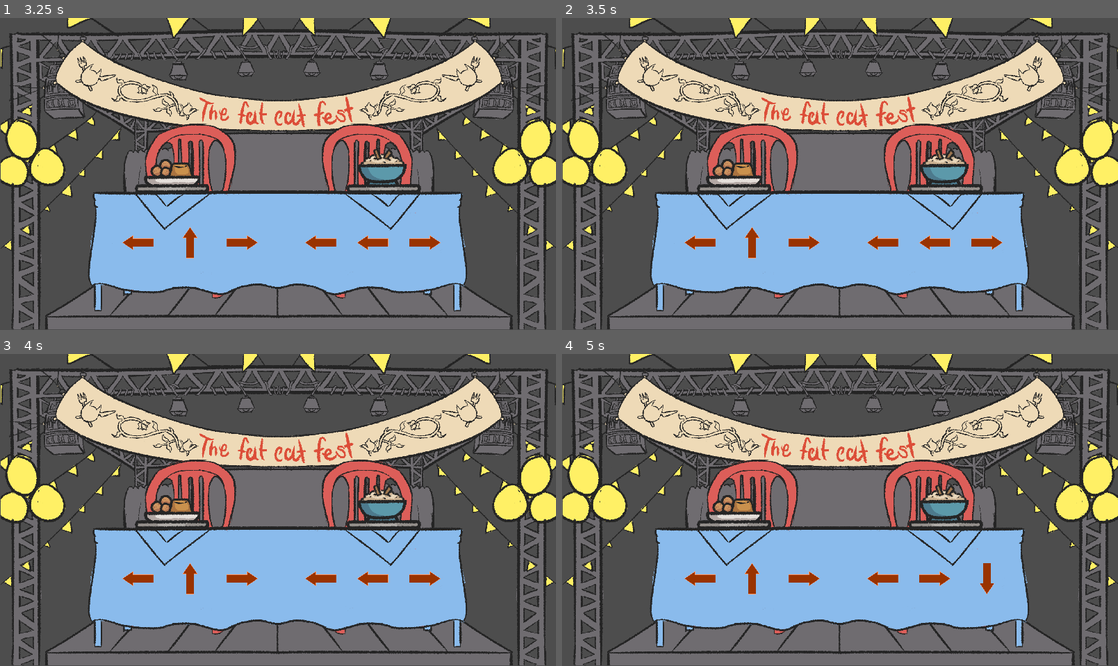
Above: before the commit, frames 1-4 (two rows, left to right).
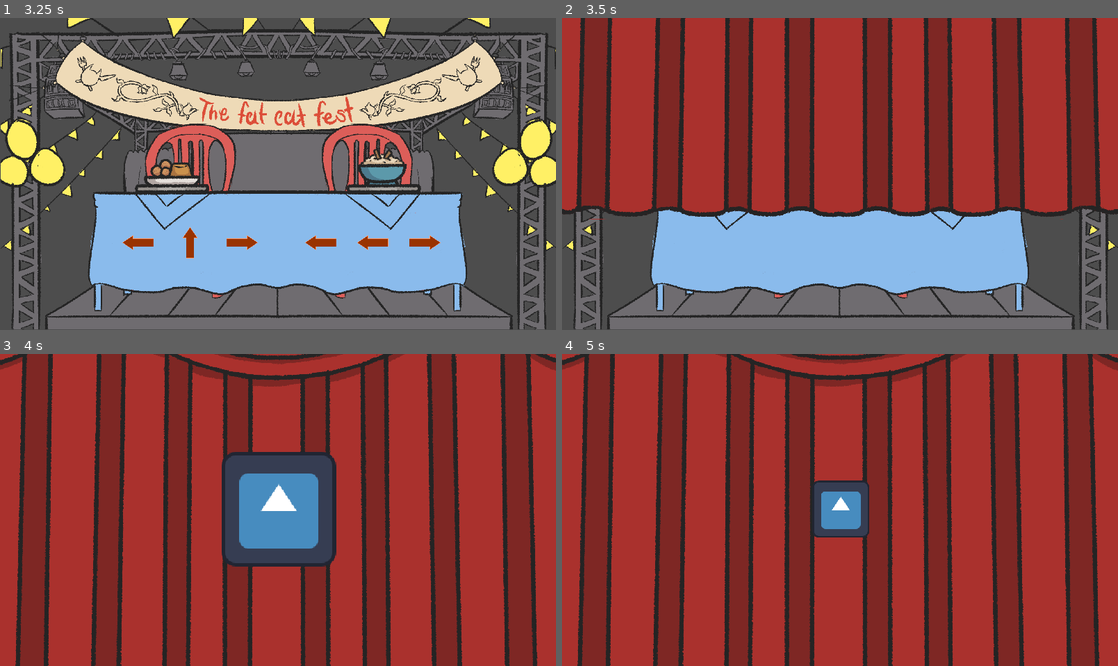
Above: after the commit, the same moments.

Repository: soetgdeznsgk/GGJ24---Fat-Cat-Fest
Game: Godot game, scene res://Escenas/Menus/menu_principal.tscn
The game is run twice, just before and just after one commit, with the same random seed, the same clock (stepped at 60 frames per second) and the same inputs. The engine's default icon, where the game draws it, is replaced by a stand-in: a white triangle on a blue panel in a dark square.
Inputs (mouse positions are in pixels of both pictures, inside the frame that each line leads up to):
- Up to frame 1 (3.25 s): click "Play" at 0.5 s; click "sp" at 1.25 s; move the mouse to (400, 158) at 2.02 s; hold Right (DerechaPj1) 2.03-2.78 s; tap S (AbajoPj2) at 2.1 s; click (400, 158) at 2.17 s; tap Enter at 2.75 s; move the mouse to (166, 189) at 2.77 s; hold Down (AbajoPj1) from 2.78 s (still down); tap W (ArribaPj2) at 2.85 s
- Up to frame 2 (3.5 s): keep holding Down (AbajoPj1)
- Up to frame 3 (4 s): move the mouse to (333, 441) at 3.52 s; release Down (AbajoPj1) at 3.53 s; hold Right (DerechaPj1) from 3.53 s (still down); tap D (DerechaPj2) at 3.6 s
- Up to frame 4 (5 s): tap Space at 4.25 s; move the mouse to (812, 572) at 4.27 s; release Right (DerechaPj1) at 4.28 s; hold Up (ArribaPj1) from 4.28 s (still down); tap A (IzquierdaPj2) at 4.35 s; click (812, 572) at 4.42 s

Frame 1 is identical in both runs. In frame 2, 62% of the frame differs, in the area x 0-100%, y 0-78%; in frame 3, 98%; in frame 4, 98%, in the area x 0-100%, y 0-100%.

Commit message:
Sonidos de quick event inicio y final

Diff:
--- a/Escenas/Eventos/evento_pepino.gd
+++ b/Escenas/Eventos/evento_pepino.gd
@@ -3,11 +3,10 @@
 @onready var anim = $AnimationPlayer
 var bombPos = null
 enum {LEFT,RIGHT}
-var speed = 0.8
+var speed = 0.6
 
 func _ready():
-	# el evento dura aleatorio entre 7 y 11 segundos discretos
-	$TimerFinalEvento.start(randi_range(7,11))
+	$TimerFinalEvento.start(randi_range(8,15))
 	if randf() < 0.5:
 		# Play your animation
 		anim.play("spawn_left")
--- a/Escenas/Maingame/Maingame.tscn
+++ b/Escenas/Maingame/Maingame.tscn
@@ -35,13 +35,16 @@
 
 [node name="comidas" parent="." instance=ExtResource("5_on172")]
 position = Vector2(681, 384)
+metadata/_edit_lock_ = true
 
 [node name="Comandos" parent="." instance=ExtResource("2_wilsv")]
 position = Vector2(658, 504)
 jugador = 2
+metadata/_edit_lock_ = true
 
 [node name="Comandos2" parent="." instance=ExtResource("2_wilsv")]
 position = Vector2(209, 504)
+metadata/_edit_lock_ = true
 
 [node name="Deco" type="Sprite2D" parent="."]
 scale = Vector2(0.712, 0.712)
@@ -49,6 +52,7 @@
 centered = false
 
 [node name="QuickTimeEvent" parent="." instance=ExtResource("3_fvsyg")]
+metadata/_edit_lock_ = true
 
 [node name="Camera2D" type="Camera2D" parent="."]
 position = Vector2(681, 386)
--- a/Escenas/Maingame/QuickTimeEvent.gd
+++ b/Escenas/Maingame/QuickTimeEvent.gd
@@ -2,15 +2,24 @@
 
 @onready var anim = $AnimationPlayer
 @onready var timer = $Timer
+@onready var listaEventos : Array = [load("res://Escenas/Eventos/evento_romper_platos.tscn"), load("res://Escenas/Eventos/evento_pepino.tscn")]
 
-@onready var listaEventos : Array = [load("res://Escenas/Eventos/evento_romper_platos.tscn"), load("res://Escenas/Eventos/evento_pepino.tscn")]
+var lista_random_sfx_go = [load("res://Escenas/Eventos/SFX/miauGo.mp3"), load("res://Escenas/Eventos/SFX/gouu.mp3"),\
+ load("res://Escenas/Eventos/SFX/miauugo.mp3")]
+
+var lista_random_count = [load("res://Escenas/Eventos/SFX/miauth1.mp3"), load("res://Escenas/Eventos/SFX/miauth2.mp3"),\
+load("res://Escenas/Eventos/SFX/miau3th.mp3"), load("res://Escenas/Eventos/SFX/miauGrave.mp3")]
+
+var lista_campana = [load("res://Escenas/Eventos/SFX/campanita.mp3"), load("res://Escenas/Eventos/SFX/campanita2.mp3")]
+
+var lista_gato_anuncia = [load("res://Escenas/Eventos/SFX/gatoanunciagrave.mp3"), load("res://Escenas/Eventos/SFX/randomGatoAnuncia.mp3")]
 
 func _ready():
 	generarNuevoEvento()
 	Eventos.finalEvento.connect(final_evento)
 
 func tiempoAleatorio():
-	return randi_range(4,8) + randi_range(4,8)
+	return 2#randi_range(10,20) + randi_range(10,20)
 
 func generarNuevoEvento():
 	timer.start(tiempoAleatorio())
@@ -32,3 +41,20 @@
 	# TODO usar nombres de jugadores
 	$Label.text = "Winner:\n" + "TENGO HAMBRE WEE"
 	$AnimationPlayer.play("final_evento")
+	generarNuevoEvento()
+
+func set_sfx_random_go():
+	select_random_sfx_from_pool($AudioStreamPlayer, lista_random_sfx_go)
+
+func set_sfx_random_count():
+	select_random_sfx_from_pool($AudioStreamPlayer, lista_random_count)
+
+func set_sfx_random_campana():
+	select_random_sfx_from_pool($AudioStreamPlayer, lista_campana)
+
+func set_sfx_random_anuncia():
+	select_random_sfx_from_pool($AudioStreamPlayer, lista_gato_anuncia)
+
+func select_random_sfx_from_pool(sfx : AudioStreamPlayer, pool : Array):
+	var selected = pool.pick_random()
+	sfx.stream = selected
--- a/Escenas/Maingame/QuickTimeEvent.tscn
+++ b/Escenas/Maingame/QuickTimeEvent.tscn
@@ -1,7 +1,7 @@
 [gd_scene load_steps=10 format=3 uid="uid://c76u6u5uvxdgl"]
 
 [ext_resource type="Script" path="res://Escenas/Maingame/QuickTimeEvent.gd" id="1_8vw6l"]
-[ext_resource type="Texture2D" uid="uid://2hmgl1bkff0a" path="res://Sprites/QuickTimeEvent/telon.jpg" id="2_0aqlg"]
+[ext_resource type="Texture2D" uid="uid://c1vd6327w5erl" path="res://Sprites/QuickTimeEvent/telon.png" id="2_636br"]
 [ext_resource type="Texture2D" uid="uid://cpe1wx0owdbkl" path="res://icon.svg" id="2_io61r"]
 [ext_resource type="Texture2D" uid="uid://ys48us78ixh7" path="res://Sprites/QuickTimeEvent/numeros.jpg" id="3_mvi23"]
 
@@ -115,10 +115,22 @@
 "update": 0,
 "values": [0.0]
 }
+tracks/9/type = "value"
+tracks/9/imported = false
+tracks/9/enabled = true
+tracks/9/path = NodePath("AudioStreamPlayer:playing")
+tracks/9/interp = 1
+tracks/9/loop_wrap = true
+tracks/9/keys = {
+"times": PackedFloat32Array(0),
+"transitions": PackedFloat32Array(1),
+"update": 1,
+"values": [false]
+}
 
 [sub_resource type="Animation" id="Animation_8qd0x"]
 resource_name = "final_evento"
-length = 2.5
+length = 3.0
 tracks/0/type = "value"
 tracks/0/imported = false
 tracks/0/enabled = true
@@ -126,7 +138,7 @@
 tracks/0/interp = 1
 tracks/0/loop_wrap = true
 tracks/0/keys = {
-"times": PackedFloat32Array(0, 0.3, 2.1, 2.4),
+"times": PackedFloat32Array(0, 0.3, 2.7, 3),
 "transitions": PackedFloat32Array(1, 1, 1, 1),
 "update": 0,
 "values": [Vector2(688, -470), Vector2(688, 386), Vector2(688, 386), Vector2(688, -470)]
@@ -166,6 +178,32 @@
 "transitions": PackedFloat32Array(1, 1, 1, 1),
 "update": 0,
 "values": [0.0, 1.0, 1.0, 0.0]
+}
+tracks/4/type = "value"
+tracks/4/imported = false
+tracks/4/enabled = true
+tracks/4/path = NodePath("AudioStreamPlayer:playing")
+tracks/4/interp = 1
+tracks/4/loop_wrap = true
+tracks/4/keys = {
+"times": PackedFloat32Array(0.4),
+"transitions": PackedFloat32Array(1),
+"update": 1,
+"values": [true]
+}
+tracks/5/type = "method"
+tracks/5/imported = false
+tracks/5/enabled = true
+tracks/5/path = NodePath(".")
+tracks/5/interp = 1
+tracks/5/loop_wrap = true
+tracks/5/keys = {
+"times": PackedFloat32Array(0.2),
+"transitions": PackedFloat32Array(1),
+"values": [{
+"args": [],
+"method": &"set_sfx_random_anuncia"
+}]
 }
 
 [sub_resource type="Animation" id="Animation_xxmq6"]
@@ -255,7 +293,7 @@
 "times": PackedFloat32Array(0, 0.3, 4.7, 5),
 "transitions": PackedFloat32Array(1, 1, 1, 1),
 "update": 0,
-"values": [Vector2(688, -470), Vector2(688, 386), Vector2(688, 386), Vector2(688, -470)]
+"values": [Vector2(688, -470), Vector2(688, 386), Vector2(688, 386), Vector2(688, -480)]
 }
 tracks/7/type = "value"
 tracks/7/imported = false
@@ -269,6 +307,55 @@
 "update": 1,
 "values": [true]
 }
+tracks/8/type = "value"
+tracks/8/imported = false
+tracks/8/enabled = true
+tracks/8/path = NodePath("AudioStreamPlayer:playing")
+tracks/8/interp = 1
+tracks/8/loop_wrap = true
+tracks/8/keys = {
+"times": PackedFloat32Array(0.3, 2, 2.8, 3.6, 4.24),
+"transitions": PackedFloat32Array(1, 1, 1, 1, 1),
+"update": 1,
+"values": [true, true, true, true, true]
+}
+tracks/9/type = "method"
+tracks/9/imported = false
+tracks/9/enabled = true
+tracks/9/path = NodePath(".")
+tracks/9/interp = 1
+tracks/9/loop_wrap = true
+tracks/9/keys = {
+"times": PackedFloat32Array(4.2),
+"transitions": PackedFloat32Array(1),
+"values": [{
+"args": [],
+"method": &"set_sfx_random_go"
+}]
+}
+tracks/10/type = "method"
+tracks/10/imported = false
+tracks/10/enabled = true
+tracks/10/path = NodePath(".")
+tracks/10/interp = 1
+tracks/10/loop_wrap = true
+tracks/10/keys = {
+"times": PackedFloat32Array(0.2, 1.9, 2.7, 3.5),
+"transitions": PackedFloat32Array(1, 1, 1, 1),
+"values": [{
+"args": [],
+"method": &"set_sfx_random_campana"
+}, {
+"args": [],
+"method": &"set_sfx_random_count"
+}, {
+"args": [],
+"method": &"set_sfx_random_count"
+}, {
+"args": [],
+"method": &"set_sfx_random_count"
+}]
+}
 
 [sub_resource type="AnimationLibrary" id="AnimationLibrary_uy0b7"]
 _data = {
@@ -288,8 +375,7 @@
 z_index = 5
 z_as_relative = false
 position = Vector2(688, -398)
-scale = Vector2(5, 5)
-texture = ExtResource("2_0aqlg")
+texture = ExtResource("2_636br")
 
 [node name="SprEvento" type="Sprite2D" parent="."]
 visible = false
@@ -333,4 +419,8 @@
 visible_characters = 0
 visible_ratio = 0.0
 
+[node name="AudioStreamPlayer" type="AudioStreamPlayer" parent="."]
+max_polyphony = 2
+bus = &"SFX"
+
 [connection signal="timeout" from="Timer" to="." method="_on_timer_timeout"]
--- a/Escenas/Maingame/comandos.gd
+++ b/Escenas/Maingame/comandos.gd
@@ -141,5 +141,6 @@
 	visible = false
 
 func reanudarProcesos(ganador):
+	await get_tree().create_timer(3).timeout
 	procesosPausados = false
 	visible = true
--- a/Logica/comidas.gd
+++ b/Logica/comidas.gd
@@ -21,8 +21,20 @@
 	Eventos.mediaComida.connect(cambiarSpriteMediaComida)
 	Eventos.comidaAPuntoDeTerminar.connect(cambiarSpriteFinal)
 	Eventos.comandosAcabados.connect(entradaReceta)
+	Eventos.nuevoEvento.connect(pausarProcesos)
+	Eventos.finalEvento.connect(reanudarProcesos)
 	entradaReceta(1)
 	entradaReceta(2)
+
+func pausarProcesos():
+	recetaActualJugador1.visible = false
+	recetaActualJugador2.visible = false
+
+
+func reanudarProcesos(_ganador):
+	await get_tree().create_timer(3).timeout
+	recetaActualJugador1.visible = true
+	recetaActualJugador2.visible = true
 
 func cambiarSpriteMediaComida(numeroJugadorActual):
 	match numeroJugadorActual:
Not shown, added: Escenas/Eventos/SFX/campanita.mp3.import
Not shown, added: Escenas/Eventos/SFX/campanita2.mp3.import
Not shown, added: Escenas/Eventos/SFX/gatoanunciagrave.mp3.import
Not shown, added: Escenas/Eventos/SFX/gouu.mp3.import
Not shown, added: Escenas/Eventos/SFX/miau3th.mp3.import
Not shown, added: Escenas/Eventos/SFX/miauGo.mp3.import
Not shown, added: Escenas/Eventos/SFX/miauGrave.mp3.import
Not shown, added: Escenas/Eventos/SFX/miauth1.mp3.import
Not shown, added: Escenas/Eventos/SFX/miauth2.mp3.import
Not shown, added: Escenas/Eventos/SFX/miauugo.mp3.import
Not shown, added: Escenas/Eventos/SFX/randomGatoAnuncia.mp3.import
Not shown: 1 places in Escenas/Maingame/Maingame.tscn that only renumber resources
(and 16 more such lines)
